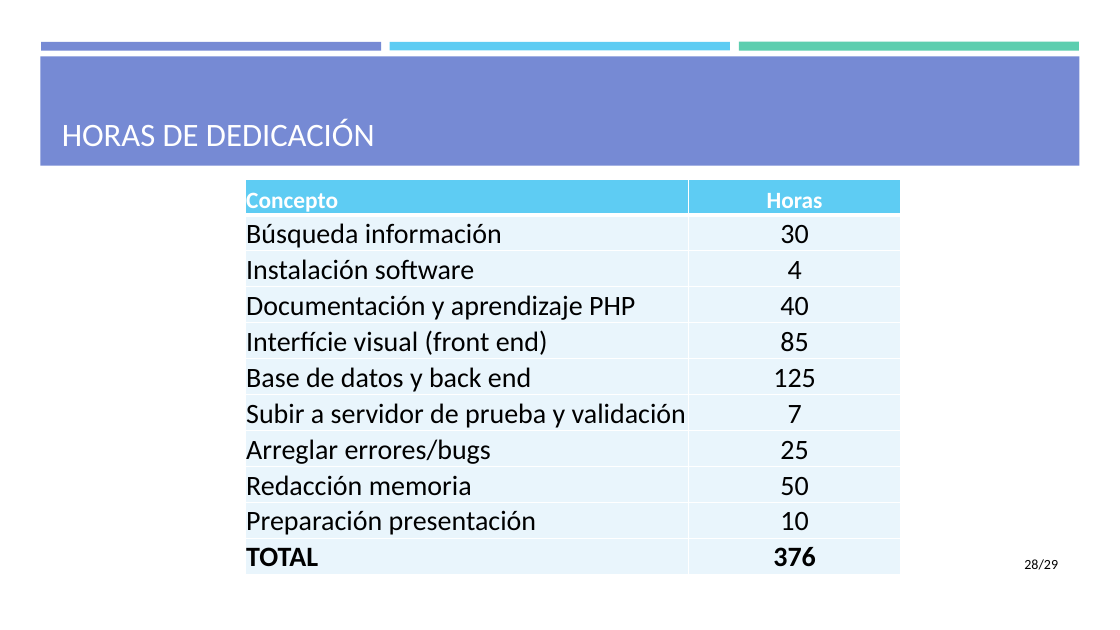
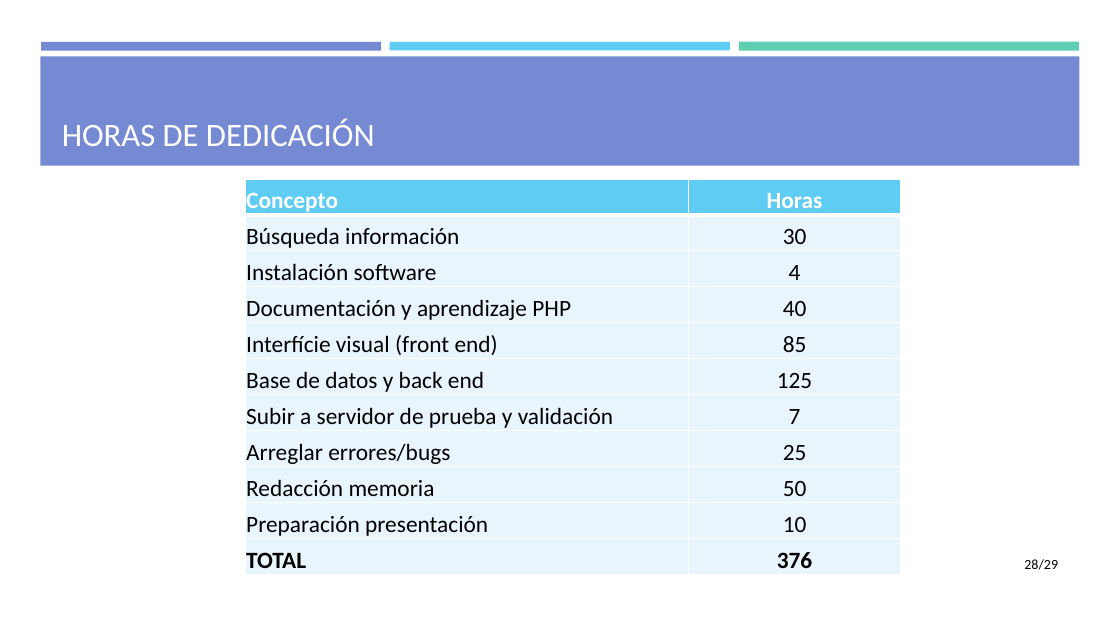
Before and after one commit to mdlunag/tfg, a slide deck: slide 28 of tfg_presentacio.pptx. Drawn at 1120x630 pixels with LibreOffice and Linux fonts; fonts in the diff are those of the drawing. Boxes give left, top, right and bottom in pixels: in the first picture for what was removed or moved away, otherwise in the second. Text is boxed around its words. In the diff, an @@ line names an element or a change of style, - is before the commit and + after.

```diff
--- a/tfg_presentacio.pptx
+++ b/tfg_presentacio.pptx
@@ table at (245, 179, 902, 575) @@
@@ size 24 to 20 pt @@
```
Also in this commit, not shown: 2 other slides changed, 3 other files.
